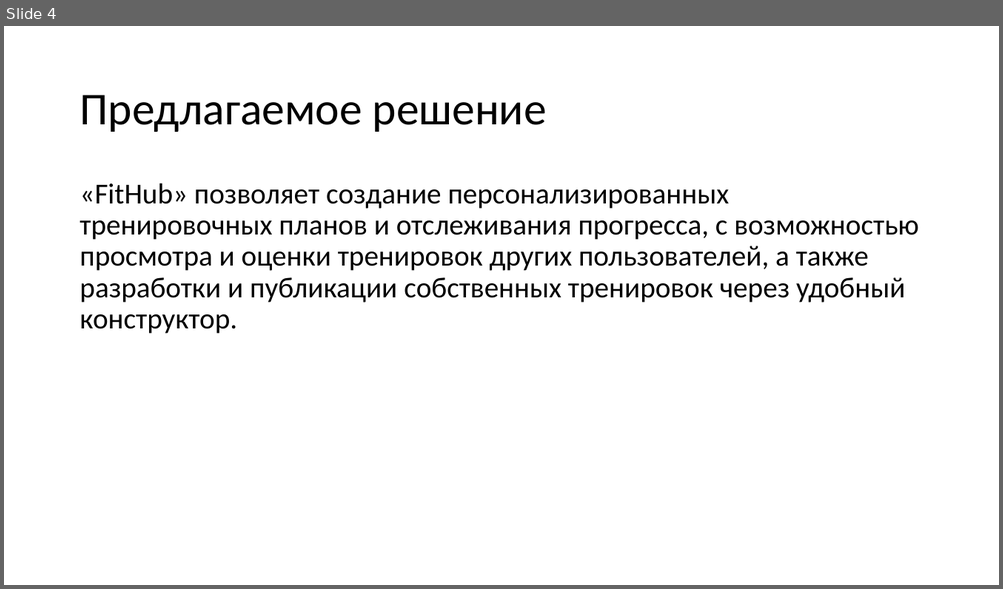
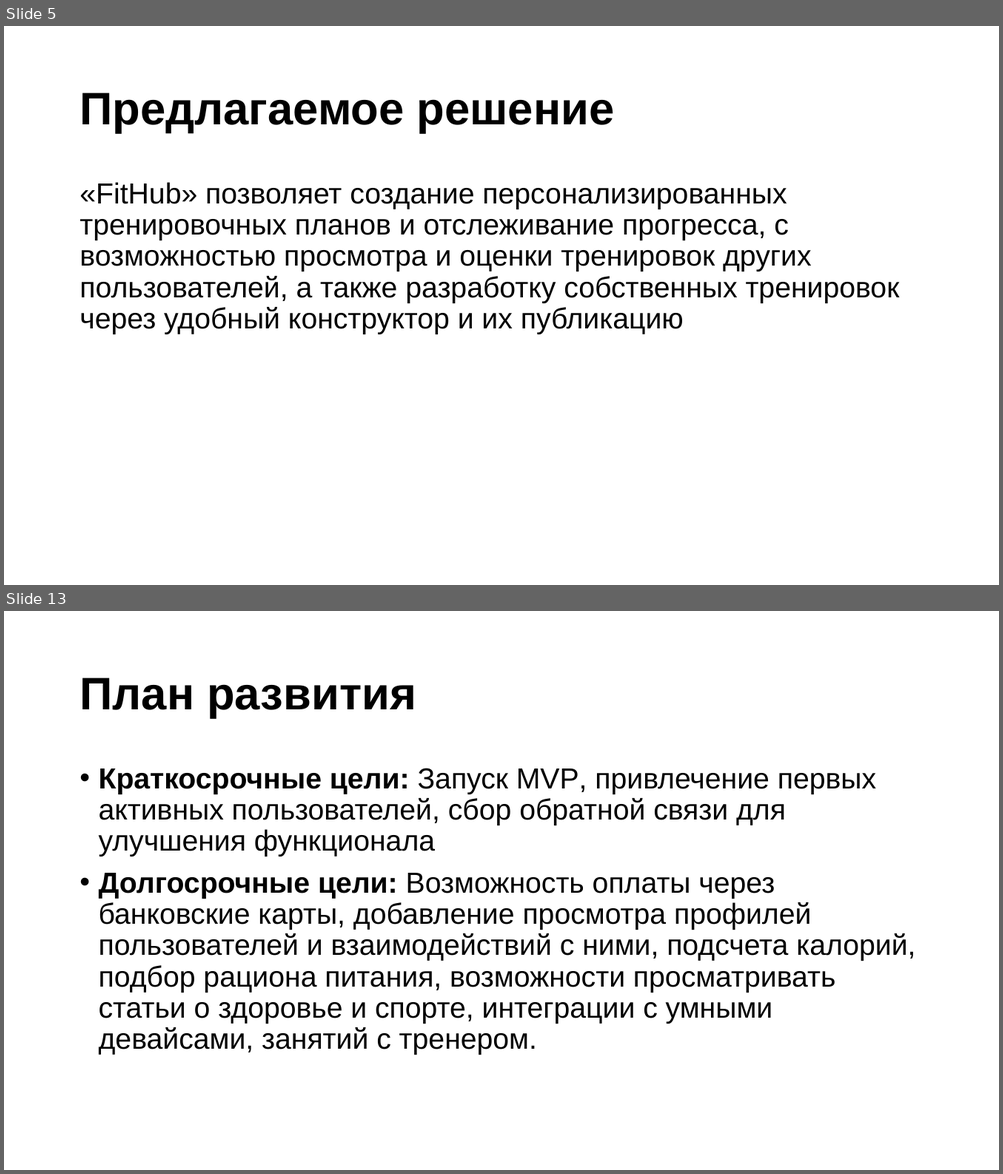
Before and after one commit to partickle/FitHub_Docs, a slide deck: Презентация технического задания.pptx. Shown one above the other, each under a label of ours: slide 4 before the commit, slides 5 and 13 after it; the slides between them are not shown. The pictures are 1003x589 and 1003x1174 pixels, drawn with LibreOffice and Linux fonts; fonts in the diff are those of the drawing. Boxes give left, top, right and bottom in pixels: in the first picture for what was removed or moved away, otherwise in the second. Text is boxed around its words. In the diff, an @@ line names an element or a change of style, - is before the commit and + after.

```diff
--- a/Презентация технического задания.pptx
+++ b/Презентация технического задания.pptx
@@ slide 13 added at [4, 611, 999, 1170], background #FFFFFF @@
@@ title added at [79, 678, 416, 718], 44 pt, text #000000, bold @@
+План развития
@@ text added at [99, 768, 915, 1055], 28 pt, text #000000 @@
+• Краткосрочные цели: Запуск MVP, привлечение первых активных пользователей, сбор обратной связи для улучшения функционала
+• Долгосрочные цели: Возможность оплаты через банковские карты, добавление просмотра профилей пользователей и взаимодействий с ними, подсчета калорий, подбор рациона питания, возможности просматривать статьи о здоровье и спорте, интеграции с умными девайсами, занятий с тренером.
@@ what was slide 4 is now slide 5 @@
@@ slide 5 changed as well @@
@@ title "Предлагаемое решение" at [79, 93, 614, 133]: font Calibri to Arial, bold on @@
@@ text at [79, 182, 899, 335]: text changed; font Calibri to Arial @@
-«FitHub» позволяет создание персонализированных тренировочных планов и отслеживания прогресса, с возможностью просмотра и оценки тренировок других пользователей, а также разработки и публикации собственных тренировок через удобный конструктор.
+«FitHub» позволяет создание персонализированных тренировочных планов и отслеживание прогресса, с возможностью просмотра и оценки тренировок других пользователей, а также разработку собственных тренировок через удобный конструктор и их публикацию
```
Also in this commit, not shown: 2 other slides changed, 11 other slides added, 3 slides removed.
